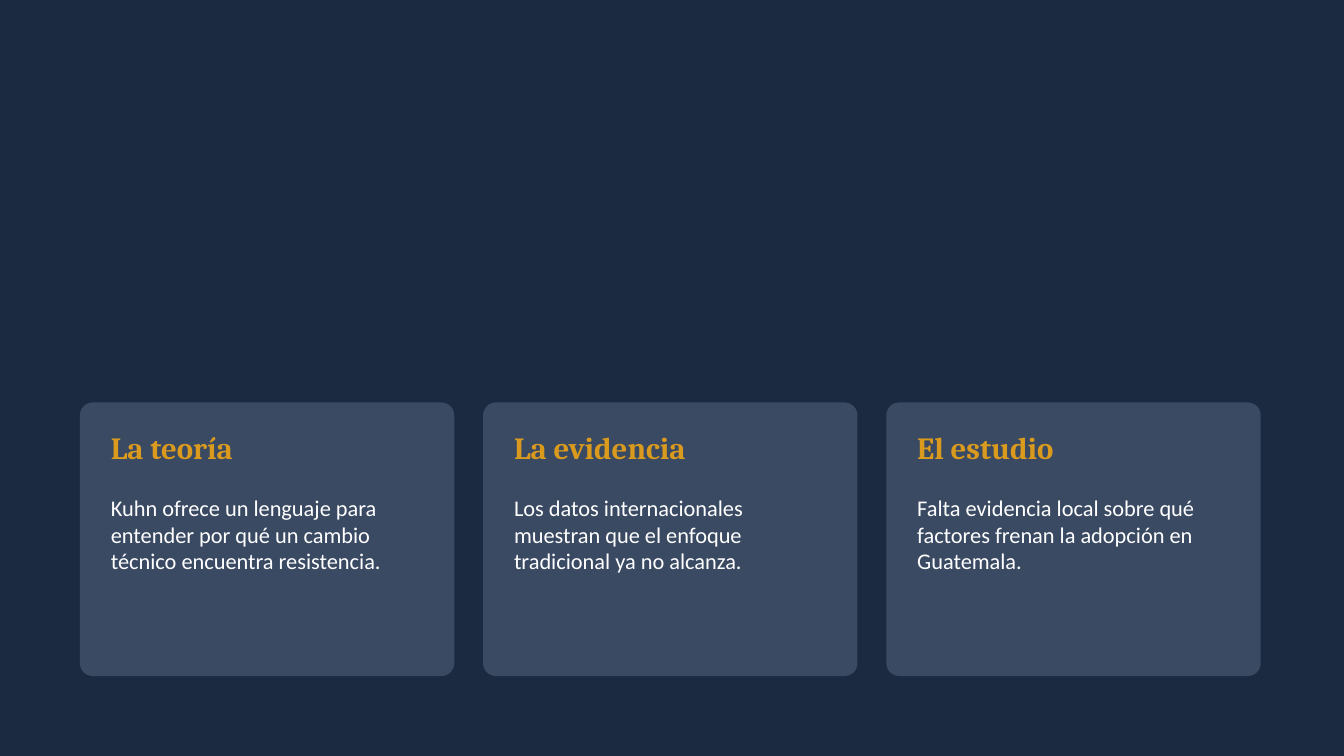
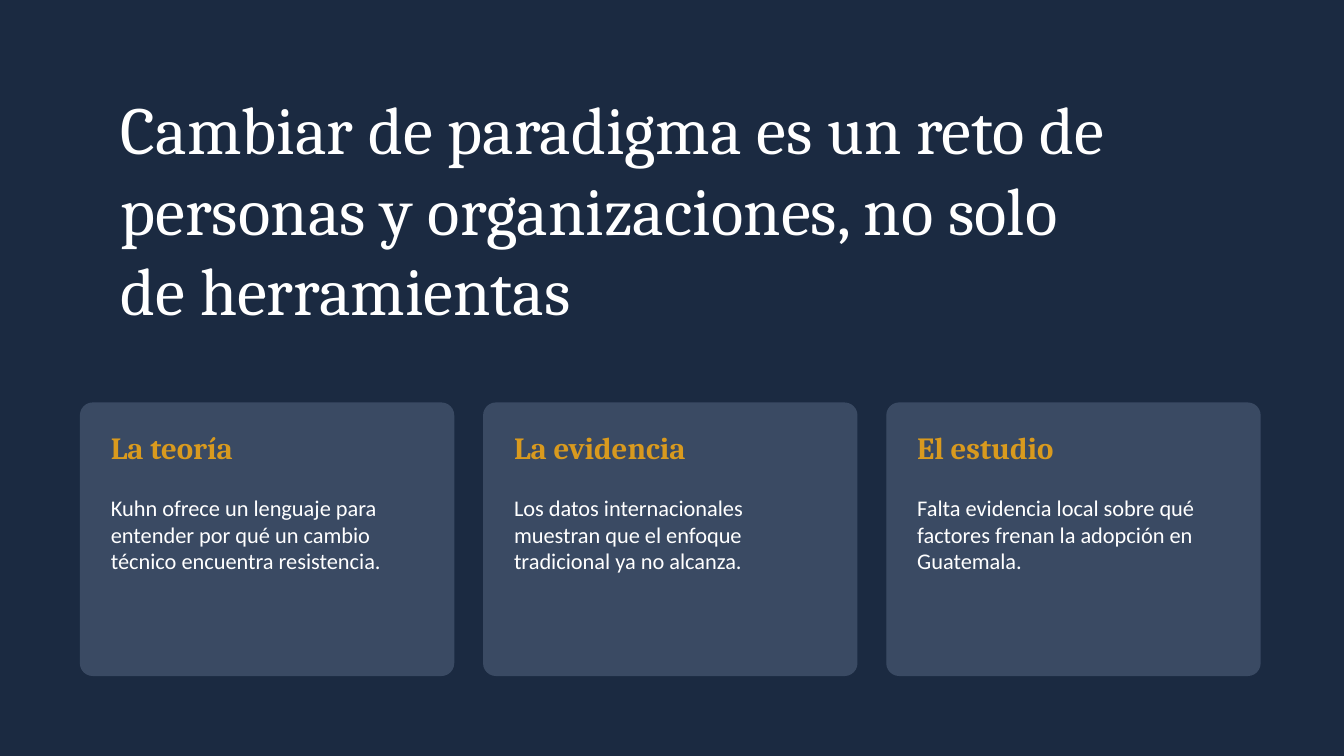
Before and after one commit to GG-II/4to-TRIMESTRE-Maestria, a slide deck: slide 15 of Proyecto de Investigación 1/Trabajo 1/Presentacion-Kuhn-y-seguridad-informatica.pptx. Drawn at 1344x756 pixels with LibreOffice and Linux fonts; fonts in the diff are those of the drawing. Boxes give left, top, right and bottom in pixels: in the first picture for what was removed or moved away, otherwise in the second. Text is boxed around its words. In the diff, an @@ line names an element or a change of style, - is before the commit and + after.

```diff
--- a/Proyecto de Investigación 1/Trabajo 1/Presentacion-Kuhn-y-seguridad-informatica.pptx
+++ b/Proyecto de Investigación 1/Trabajo 1/Presentacion-Kuhn-y-seguridad-informatica.pptx
@@ text added at [121,107,1105,316], 48 pt, text #FFFFFF @@
+Cambiar de paradigma es un reto de personas y organizaciones, no solo de herramientas
```
Also in this commit, not shown: 2 other slides changed, 4 other files.
